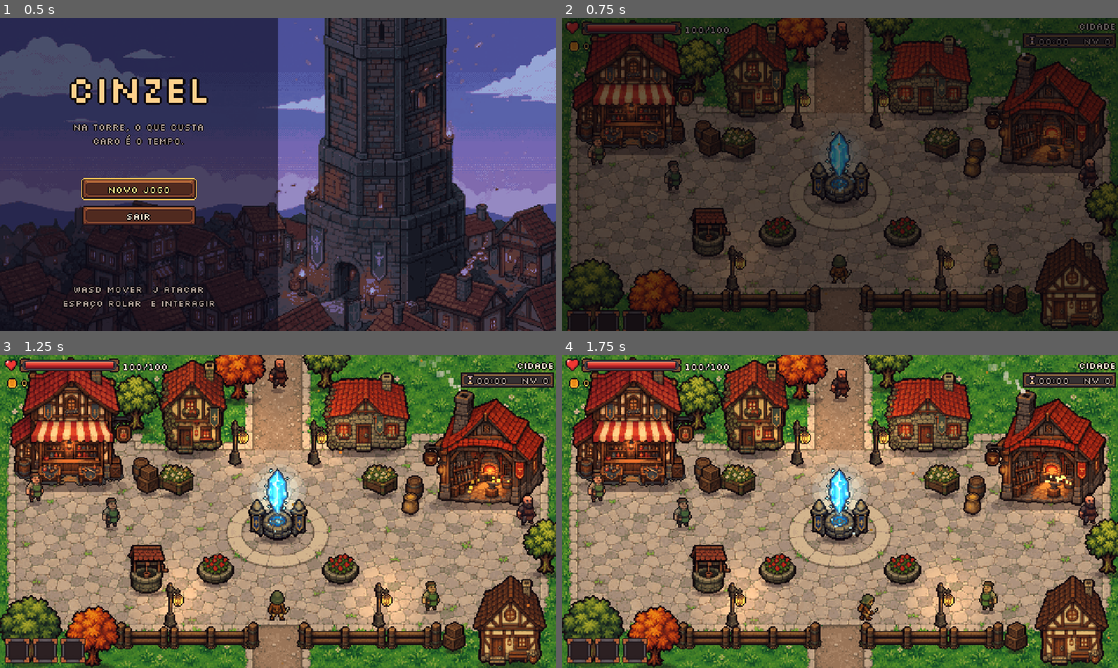
Above: before the commit, frames 1-4 (two rows, left to right).
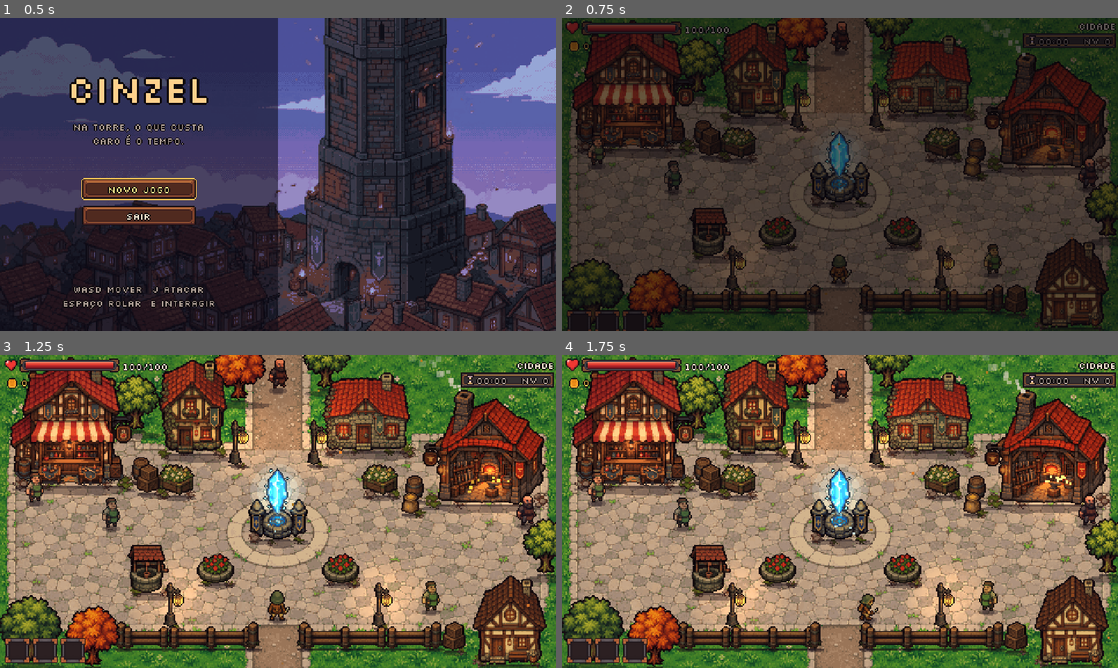
Above: after the commit, the same moments.

Repository: danicunhac/cinzel
Game: Godot game, scene res://ui/title.tscn
The game is run twice, just before and just after one commit, with the same random seed, the same clock (stepped at 60 frames per second) and the same inputs.
Inputs (mouse positions are in pixels of both pictures, inside the frame that each line leads up to):
- Up to frame 1 (0.5 s): no input
- Up to frame 2 (0.75 s): click "Novo jogo" at 0.5 s
- Up to frame 3 (1.25 s): no input
- Up to frame 4 (1.75 s): tap Enter at 1.25 s; move the mouse to (962, 495) at 1.27 s; hold D (move_right) from 1.28 s (still down); tap J (attack) at 1.35 s

Frame 1 is identical in both runs. In frame 2, 2.0% of the frame differs, in the area x 2-100%, y 10-100%; in frame 3, 5.0%, in the area x 0-100%, y 2-100%; in frame 4, 5.0%.

Commit message:
fix: cidade com sombras e base no chão

Diff:
--- /dev/null
+++ b/game/world/ground_shadow.gd
@@ -0,0 +1,39 @@
+class_name GroundShadow
+extends Sprite2D
+## Pixel ellipse shadow under a character's feet, in the town's shadow colour
+## (build_town.py SHADOW): a darker core and a lighter rim. Add it as a child
+## at the feet; it draws behind its parent's other children.
+
+const COLOR := Color8(20, 12, 24)
+const CORE_ALPHA := 0.55
+const RIM_ALPHA := 0.32
+
+static var _cache: Dictionary[Vector2i, ImageTexture] = {}
+
+
+## Shadow `size` px wide and tall, centred on `feet` (in the parent's space).
+static func make(size: Vector2i, feet: Vector2) -> GroundShadow:
+	var s := GroundShadow.new()
+	s.texture = _texture(size)
+	s.position = feet.round()
+	s.show_behind_parent = true
+	s.z_index = 0
+	return s
+
+
+static func _texture(size: Vector2i) -> ImageTexture:
+	if _cache.has(size):
+		return _cache[size]
+	var img := Image.create(size.x, size.y, false, Image.FORMAT_RGBA8)
+	var c := Vector2(size.x - 1, size.y - 1) / 2.0
+	var r := Vector2(size.x, size.y) / 2.0
+	for y in size.y:
+		for x in size.x:
+			var d := pow((x - c.x) / r.x, 2) + pow((y - c.y) / r.y, 2)
+			if d <= 0.45:
+				img.set_pixel(x, y, Color(COLOR, CORE_ALPHA))
+			elif d <= 1.0:
+				img.set_pixel(x, y, Color(COLOR, RIM_ALPHA))
+	var tex := ImageTexture.create_from_image(img)
+	_cache[size] = tex
+	return tex
--- a/game/world/town.gd
+++ b/game/world/town.gd
@@ -16,7 +16,7 @@
 const TeleportPanelScene := preload("res://ui/teleport_panel.tscn")
 const ART := "res://assets/town/%s.png"
 ## Every town sprite has PAD px of shadow below its base line (build_town.py).
-const PAD := 4
+const PAD := 8
 
 const SPAWN := Vector2(240, 222)
 const REACH := 30.0
@@ -85,6 +85,24 @@
 	["fence", Vector2(354, 254), Vector2.ZERO],
 	["fence_post", Vector2(376, 254), Vector2.ZERO],
 ]
+## Ground decals along the bases (assets/town/decals.png, 16 px cells:
+## 0-3 grass, 4-7 moss, 8-11 loose stones): [cell, bottom-centre position].
+## They sit on the ground under every piece, so walls and props meet the
+## cobbles through grass, moss and stones instead of a clean edge.
+const DECALS: Array = [
+	[8, Vector2(18, 118)], [2, Vector2(40, 117)], [10, Vector2(92, 117)], [4, Vector2(108, 118)],
+	[5, Vector2(142, 90)], [11, Vector2(160, 89)], [1, Vector2(190, 90)],
+	[9, Vector2(286, 88)], [3, Vector2(306, 87)], [6, Vector2(336, 88)], [0, Vector2(352, 89)],
+	[4, Vector2(374, 134)], [10, Vector2(396, 133)], [2, Vector2(452, 134)], [8, Vector2(466, 133)],
+	[1, Vector2(414, 270)], [7, Vector2(462, 270)],
+	[9, Vector2(220, 163)], [6, Vector2(258, 164)], [3, Vector2(234, 165)],
+	[5, Vector2(118, 209)], [11, Vector2(142, 210)],
+	[2, Vector2(208, 99)], [3, Vector2(276, 99)], [7, Vector2(152, 239)], [3, Vector2(332, 239)],
+	[0, Vector2(140, 125)], [10, Vector2(164, 125)], [9, Vector2(320, 125)], [1, Vector2(340, 126)],
+	[6, Vector2(178, 201)], [2, Vector2(198, 201)], [11, Vector2(286, 201)], [0, Vector2(304, 201)],
+	[8, Vector2(118, 113)], [5, Vector2(362, 141)], [3, Vector2(398, 259)],
+]
+const DECAL := 16
 ## Unreachable areas: from the top of the screen down to the back rows'
 ## footprints (shop, house A, house B, forge), behind house C, and the fence
 ## line with the grass under it. The north path (x 200-280), the plaza and
@@ -146,6 +164,8 @@
 	_build_life()
 	player.global_position = SPAWN
 	player.facing = Vector2.UP
+	# Feet are 6 px below the player's origin (layered_sprite FEET_ROW).
+	player.add_child(GroundShadow.make(Vector2i(16, 6), Vector2(0, 7)))
 	_apply_debug_args()
 
 
@@ -261,6 +281,16 @@
 	g.centered = false
 	g.z_index = -20
 	add_child(g)
+	var sheet := _tex("decals")
+	for d: Array in DECALS:
+		var s := Sprite2D.new()
+		s.texture = sheet
+		s.region_enabled = true
+		s.region_rect = Rect2(int(d[0]) * DECAL, 0, DECAL, DECAL)
+		s.centered = false
+		s.position = (d[1] as Vector2) - Vector2(DECAL / 2.0, DECAL)
+		s.z_index = -19
+		add_child(s)
 	var cm := CanvasModulate.new()
 	cm.color = TINT
 	add_child(cm)
--- a/game/world/villager.gd
+++ b/game/world/villager.gd
@@ -31,15 +31,7 @@
 	_sprite.modulate = tint
 	add_child(_sprite)
 	_sprite.play()
-	var shadow := Polygon2D.new()
-	var pts := PackedVector2Array()
-	for k in 12:
-		var a := TAU * k / 12.0
-		pts.append(Vector2(cos(a) * 6.0, sin(a) * 2.0))
-	shadow.polygon = pts
-	shadow.color = Color(0.08, 0.05, 0.1, 0.35)
-	shadow.show_behind_parent = true
-	add_child(shadow)
+	add_child(GroundShadow.make(Vector2i(16, 6), Vector2(0, 0)))
 	_rng.randomize()
 	_wait = _rng.randf_range(0.0, 1.5)
 
Binary file changed: game/assets/town/barrel.png
Binary file changed: game/assets/town/crates.png
Binary file changed: game/assets/town/crystal.png
Binary file added: game/assets/town/decals.png
Not shown, added: game/assets/town/decals.png.import
Binary file changed: game/assets/town/fence.png
Binary file changed: game/assets/town/fence_post.png
Binary file changed: game/assets/town/flowerbed.png
Binary file changed: game/assets/town/forge.png
Binary file changed: game/assets/town/house_a.png
Binary file changed: game/assets/town/house_b.png
Binary file changed: game/assets/town/house_c.png
(and 10 more such lines)
